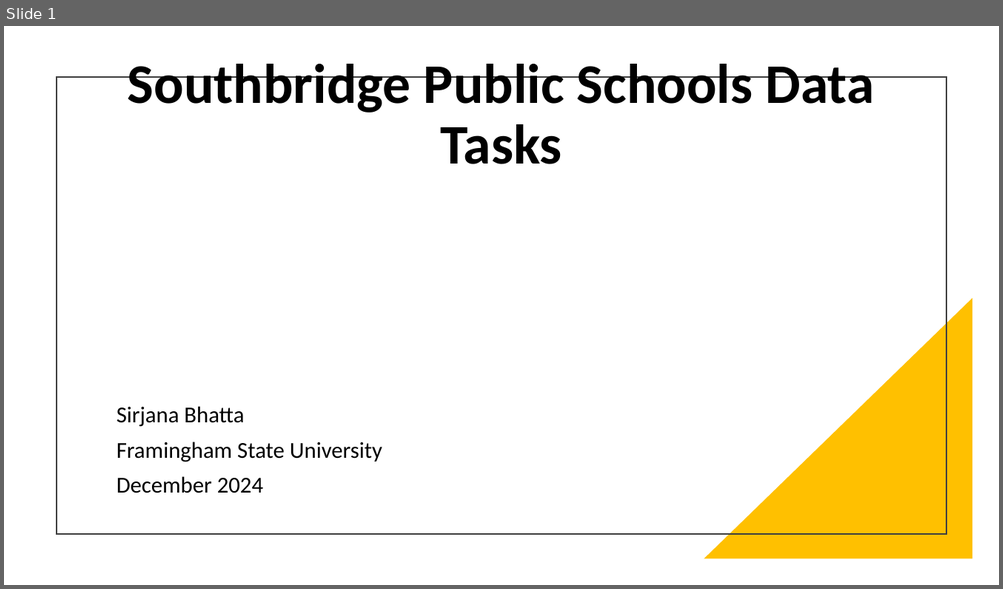
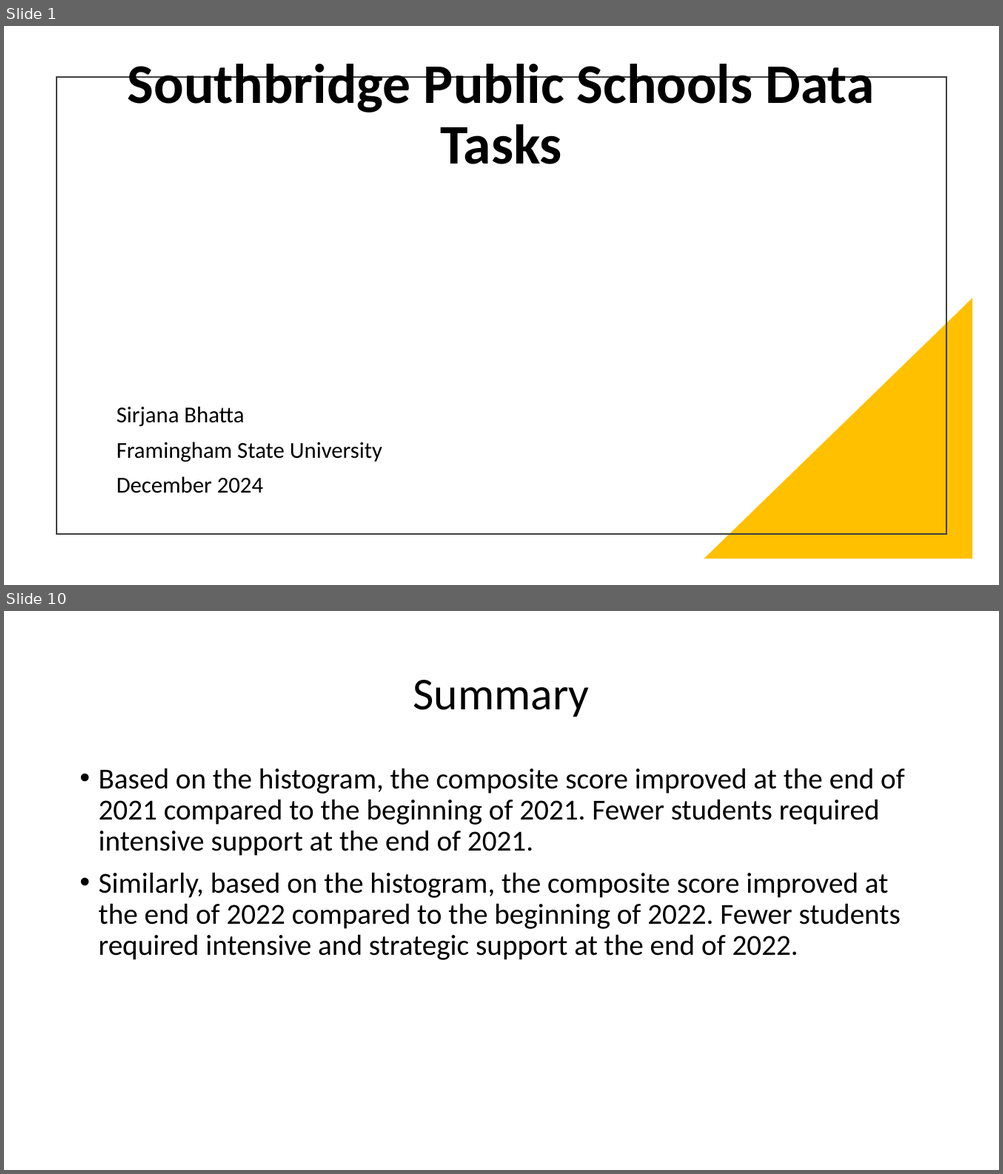
Before and after one commit to sirjanabhatta06/Southbridge-Public-Schools-Tasks, a slide deck: SirjanaBhatta-SouthbridgePublicSchools.pptx. Shown one above the other, each under a label of ours: slide 1 before the commit, slides 1 and 10 after it; the slides between them are not shown. The pictures are 1003x589 and 1003x1174 pixels, drawn with LibreOffice and Linux fonts; fonts in the diff are those of the drawing. Boxes give left, top, right and bottom in pixels: in the first picture for what was removed or moved away, otherwise in the second. Text is boxed around its words. In the diff, an @@ line names an element or a change of style, - is before the commit and + after.

```diff
--- a/SirjanaBhatta-SouthbridgePublicSchools.pptx
+++ b/SirjanaBhatta-SouthbridgePublicSchools.pptx
@@ slide 10 added at (4,611,999,1170), background #FFFFFF @@
@@ title added at (413,680,589,717), 44 pt, text #000000 @@
+Summary
@@ text added at (99,768,905,960), 28 pt, text #000000 @@
+• Based on the histogram, the composite score improved at the end of 2021 compared to the beginning of 2021. Fewer students required intensive support at the end of 2021.
+• Similarly, based on the histogram, the composite score improved at the end of 2022 compared to the beginning of 2022. Fewer students required intensive and strategic support at the end of 2022.
```
Also in this commit, not shown: 5 slides changed, 3 other slides added, 3 slides removed, 2 other files.
